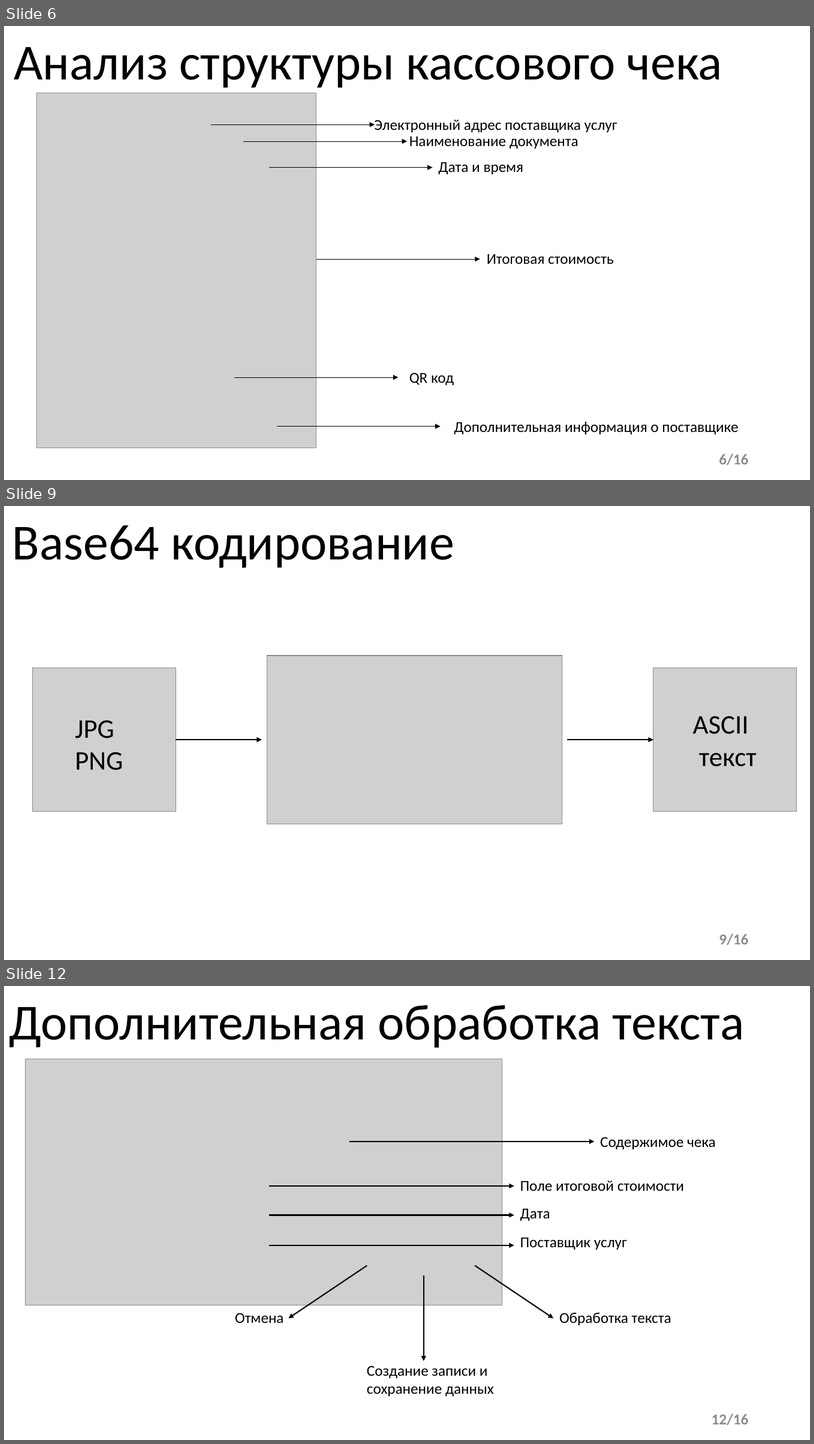
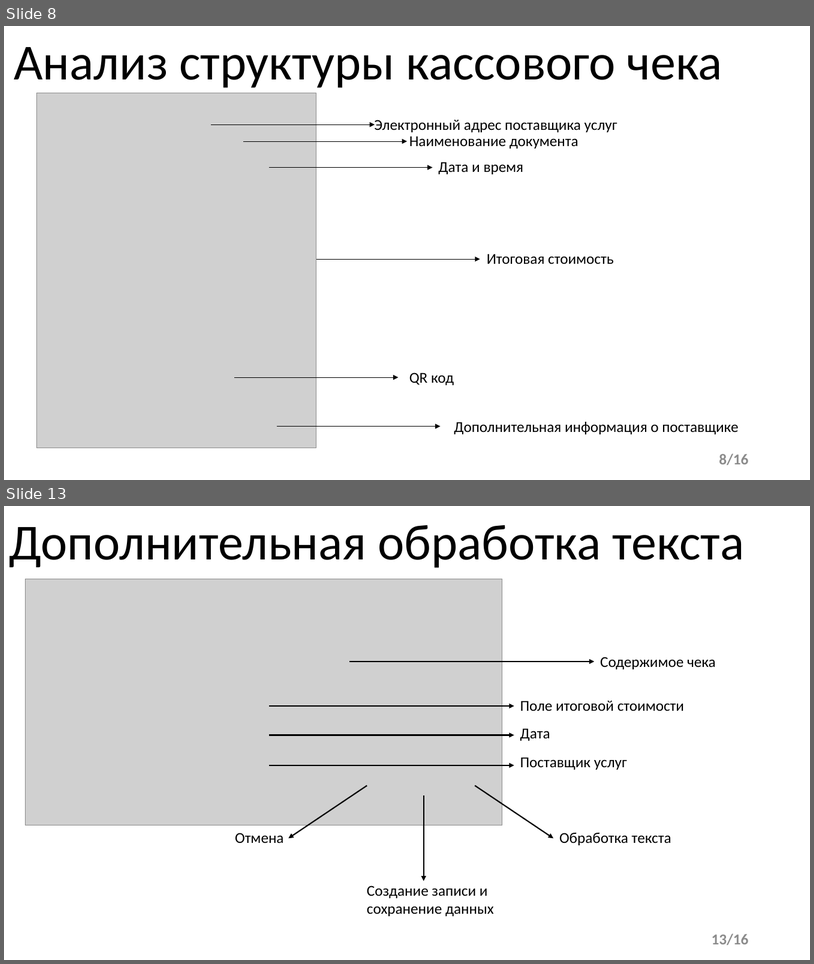
Before and after one commit to nassneg/diploma, a slide deck: ВКР Снегур.pptx. Shown one above the other, each under a label of ours: slides 6, 9 and 12 before the commit, slides 8 and 13 after it; the slides between them are not shown. The pictures are 814x1444 and 814x964 pixels, drawn with LibreOffice and Linux fonts; fonts in the diff are those of the drawing; grey boxes stand for pictures. Boxes give left, top, right and bottom in pixels: in the first picture for what was removed or moved away, otherwise in the second. Text is boxed around its words. In the diff, an @@ line names an element or a change of style, - is before the commit and + after.

```diff
--- a/ВКР Снегур.pptx
+++ b/ВКР Снегур.pptx
@@ slide 9 removed at (4, 506, 810, 960), background #FFFFFF @@
@@ rectangle removed at (4, 506, 463, 573) @@
-Base64 кодирование
@@ picture removed at (32, 667, 176, 811) @@
@@ picture removed at (267, 655, 563, 823) @@
@@ picture removed at (654, 667, 797, 811) @@
@@ text removed at (75, 720, 123, 770) @@
-JPG
-PNG
@@ text removed at (693, 716, 757, 766) @@
-ASCII
-текст
@@ arrow removed from (176, 739) to (262, 739) @@
@@ arrow removed from (568, 739) to (654, 739) @@
@@ page number removed at (719, 933, 749, 945) @@
-9/16
@@ what was slide 6 is now slide 8 @@
@@ page number at (719, 453, 749, 465): text changed @@
-6/16
+8/16
@@ what was slide 12 is now slide 13 @@
@@ page number at (712, 933, 749, 945): text changed @@
-12/16
+13/16
```
Also in this commit, not shown: 7 slides changed, 6 slides added, 3 other slides removed, 8 other files.
